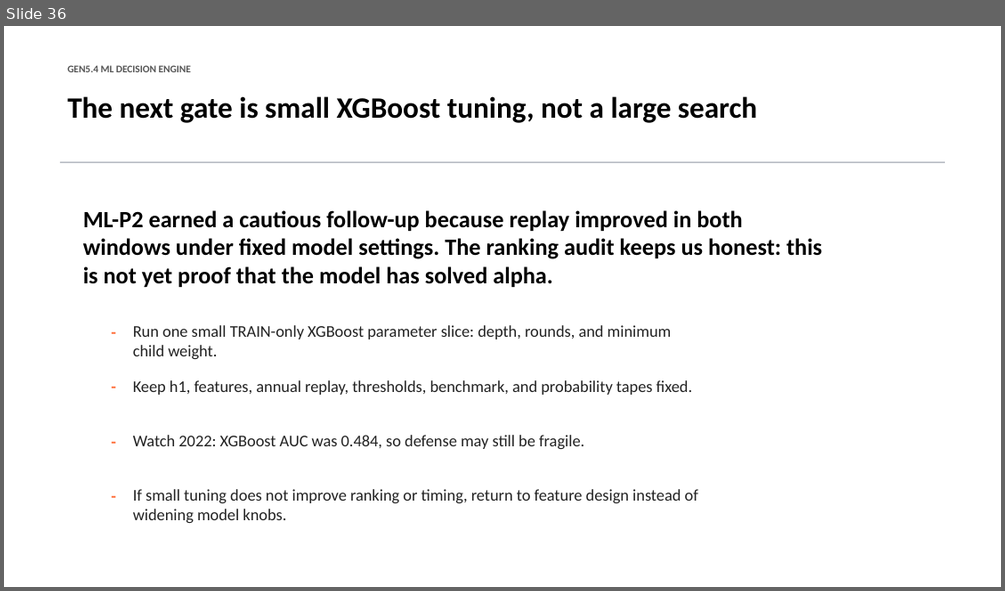
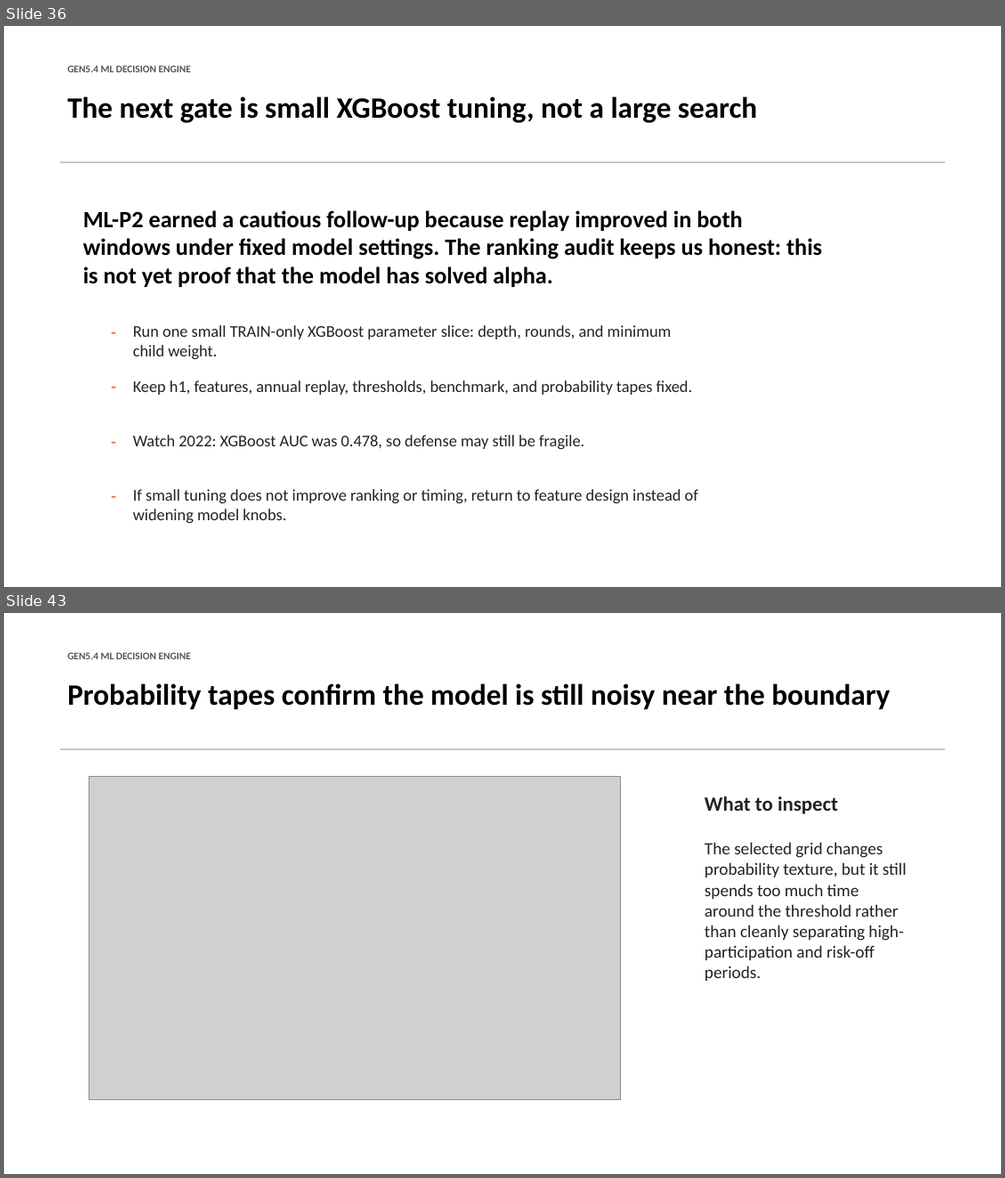
Before and after one commit to Francisc0Franc0/Time-Series-Modeling-Gen5, a slide deck: presentations/gen5_4_ml_decision_engine_incremental_build.pptx. Shown one above the other, each under a label of ours: slide 36 before the commit, slides 36 and 43 after it; the slides between them are not shown. The pictures are 1005x591 and 1005x1178 pixels, drawn with LibreOffice and Linux fonts; fonts in the diff are those of the drawing; grey boxes stand for pictures. Boxes give left, top, right and bottom in pixels: in the first picture for what was removed or moved away, otherwise in the second. Text is boxed around its words. In the diff, an @@ line names an element or a change of style, - is before the commit and + after.

Commit message:
Add Gen5.4 XGBoost parameter diagnostic

```diff
--- a/presentations/gen5_4_ml_decision_engine_incremental_build.pptx
+++ b/presentations/gen5_4_ml_decision_engine_incremental_build.pptx
@@ slide 43 added at <box>4,613,1001,1174</box>, background #FFFFFF @@
@@ text added at <box>67,652,191,659</box>, 9.8 pt, text #555555, bold @@
+GEN5.4 ML DECISION ENGINE
@@ text added at <box>67,683,890,710</box>, 28.5 pt, text #000000, bold @@
+Probability tapes confirm the model is still noisy near the boundary
@@ rectangle added at <box>60,748,945,750</box>, fill #B8BCC4 @@
@@ picture added at <box>89,777,620,1099</box> @@
@@ text added at <box>704,796,838,814</box>, 19.5 pt, text #222222, bold @@
+What to inspect
@@ text added at <box>704,842,906,981</box>, 16.5 pt, text #222222 @@
+The selected grid changes probability texture, but it still spends too much time around the threshold rather than cleanly separating high-participation and risk-off periods.
@@ slide 36 changed as well @@
@@ text at <box>133,435,584,449</box>: text changed @@
-Watch 2022: XGBoost AUC was 0.484, so defense may still be fragile.
+Watch 2022: XGBoost AUC was 0.478, so defense may still be fragile.
```
Also in this commit, not shown: 4 other slides changed, 7 other slides added, 6 other files.
